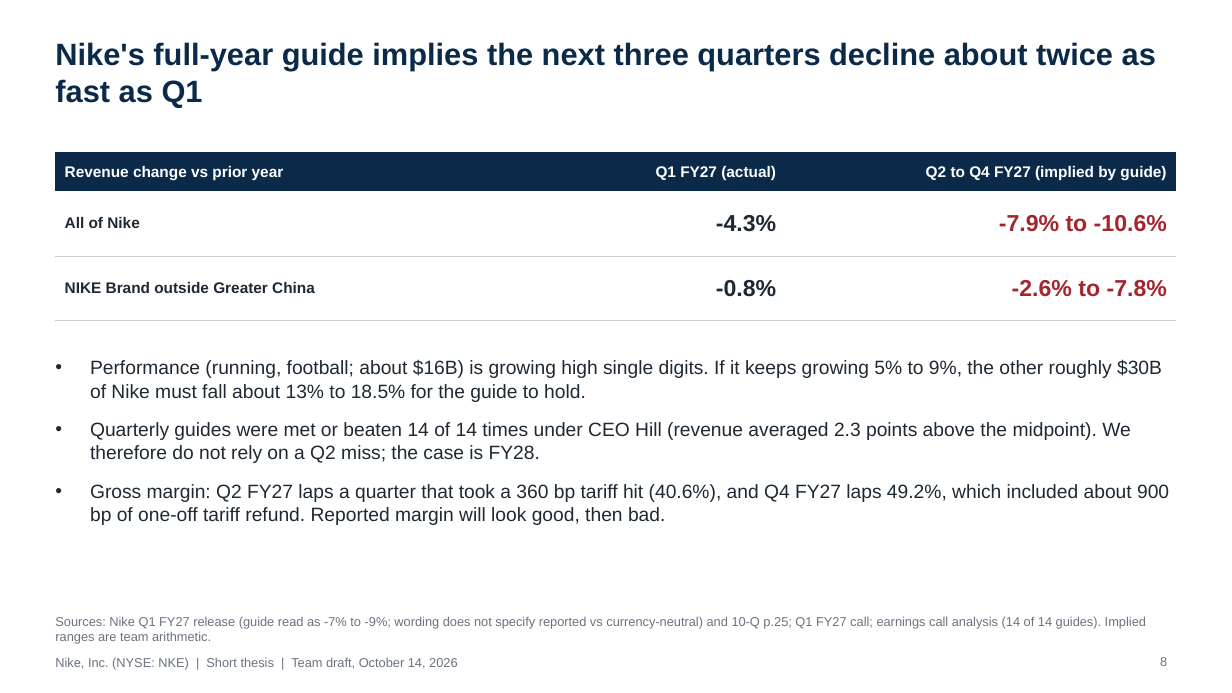
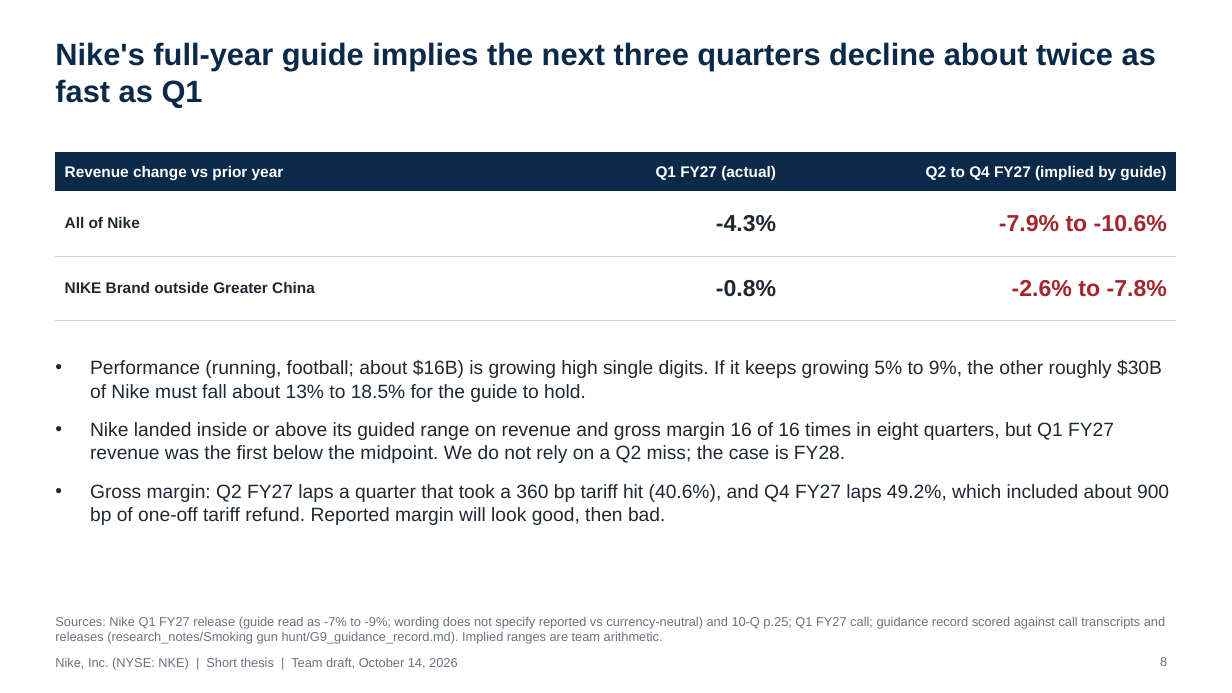
Before and after one commit to Varkot-dev/nike-research-case-comp, a slide deck: slide 8 of slides/pptx/Nike Short Thesis.pptx. Drawn at 1232x693 pixels with LibreOffice and Linux fonts; fonts in the diff are those of the drawing. Boxes give left, top, right and bottom in pixels: in the first picture for what was removed or moved away, otherwise in the second. Text is boxed around its words. In the diff, an @@ line names an element or a change of style, - is before the commit and + after.

```diff
--- a/slides/pptx/Nike Short Thesis.pptx
+++ b/slides/pptx/Nike Short Thesis.pptx
@@ text at (90,422,1114,463): text changed @@
-• Quarterly guides were met or beaten 14 of 14 times under CEO Hill (revenue averaged 2.3 points above the midpoint). We therefore do not rely on a Q2 miss; the case is FY28.
+• Nike landed inside or above its guided range on revenue and gross margin 16 of 16 times in eight quarters, but Q1 FY27 revenue was the first below the midpoint. We do not rely on a Q2 miss; the case is FY28.
@@ text at (55,616,1165,644): text changed @@
-Sources: Nike Q1 FY27 release (guide read as -7% to -9%; wording does not specify reported vs currency-neutral) and 10-Q p.25; Q1 FY27 call; earnings call analysis (14 of 14 guides). Implied ranges are team arithmetic.
+Sources: Nike Q1 FY27 release (guide read as -7% to -9%; wording does not specify reported vs currency-neutral) and 10-Q p.25; Q1 FY27 call; guidance record scored against call transcripts and releases (research_notes/Smoking gun hunt/G9_guidance_record.md). Implied ranges are team arithmetic.
```
Also in this commit, not shown: 7 other slides changed, 2 slides added, 4 other files.
